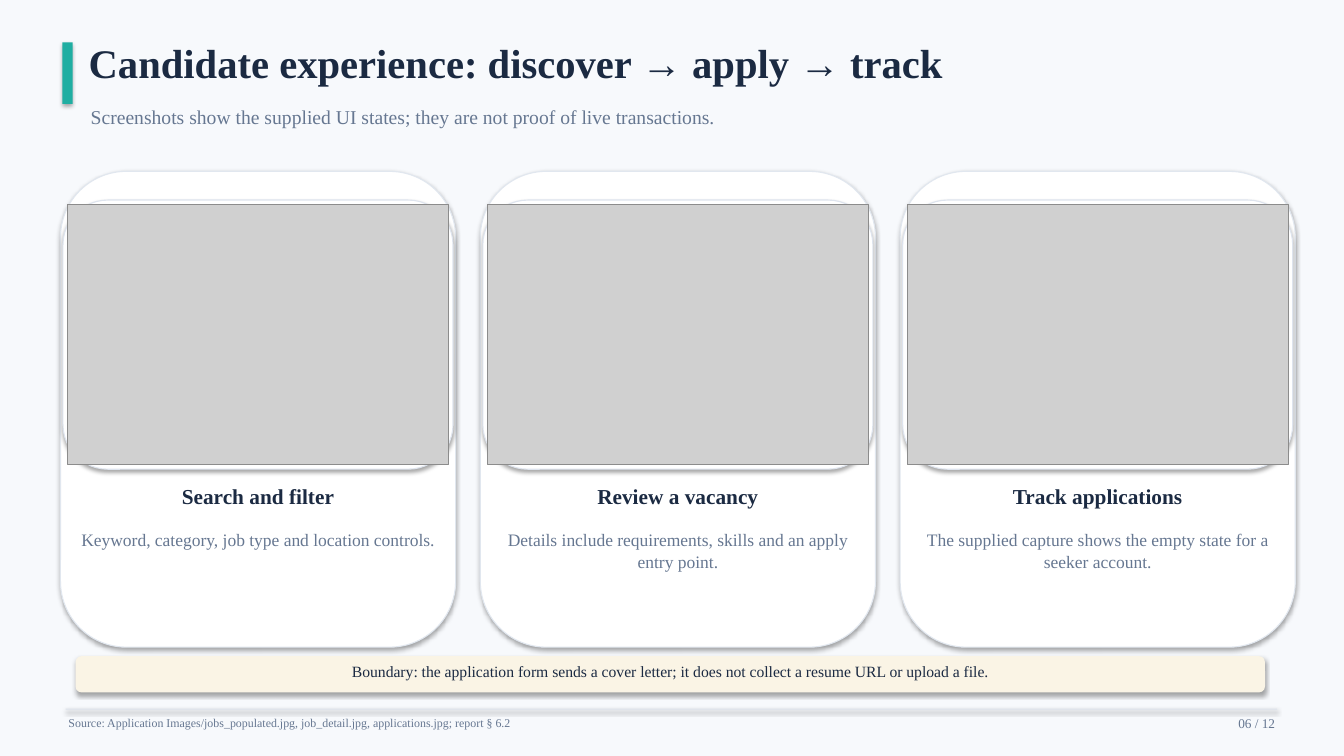
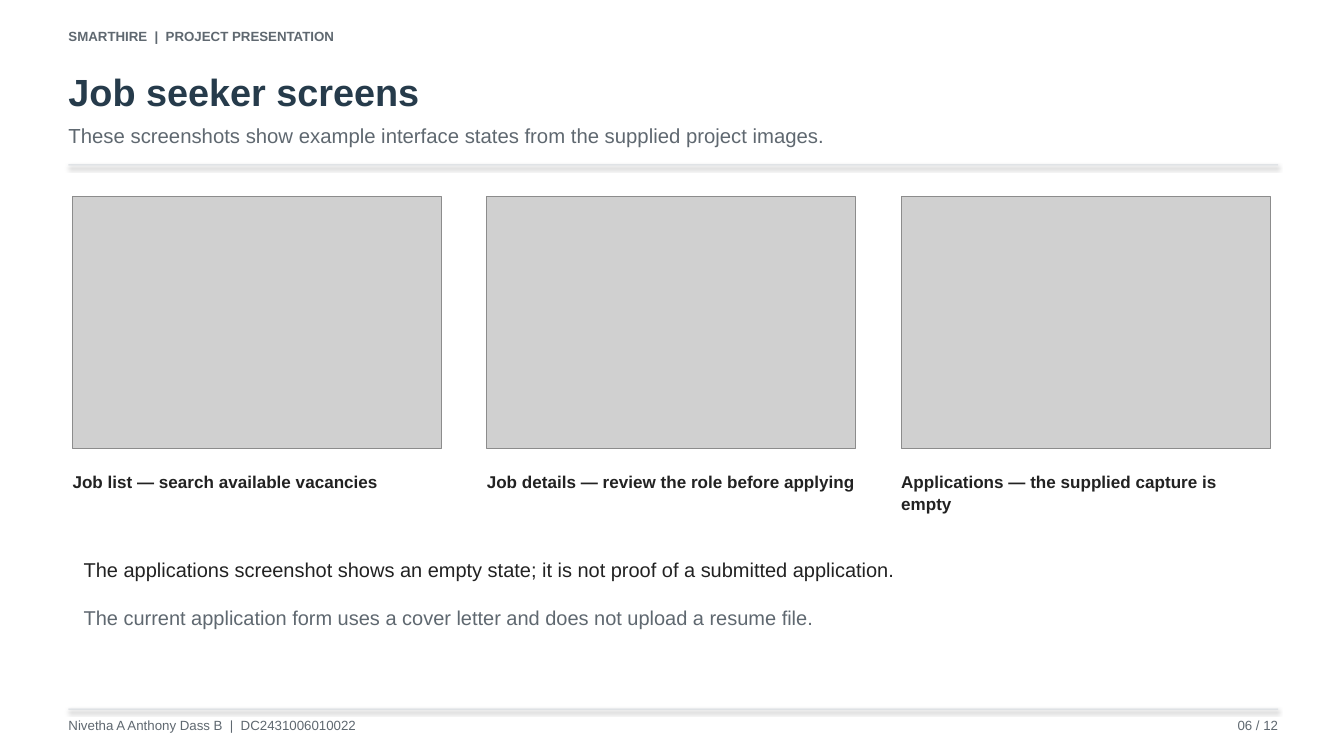
Before and after one commit to VigneshSRM/Nivatha_Project, a slide deck: slide 6 of NIVETHA_A_ANTHONY_DASS_B_DC2431006010022_SmartHire_12_Slide_Presentation.pptx. Drawn at 1344x756 pixels with LibreOffice and Linux fonts; fonts in the diff are those of the drawing; grey boxes stand for pictures. Boxes give left, top, right and bottom in pixels: in the first picture for what was removed or moved away, otherwise in the second. Text is boxed around its words. In the diff, an @@ line names an element or a change of style, - is before the commit and + after.

Commit message:
Add simple SmartHire presentation PDF

```diff
--- a/NIVETHA_A_ANTHONY_DASS_B_DC2431006010022_SmartHire_12_Slide_Presentation.pptx
+++ b/NIVETHA_A_ANTHONY_DASS_B_DC2431006010022_SmartHire_12_Slide_Presentation.pptx
@@ background #F7F9FC to #FFFFFF @@
@@ rectangle removed at bbox=[63, 42, 73, 104] @@
@@ text added at bbox=[68, 31, 334, 41], 9.5 pt, text #5F6870, bold @@
+SMARTHIRE | PROJECT PRESENTATION
@@ text at bbox=[68, 78, 419, 107]: text changed; size 29 to 27 pt; font Times New Roman to Arial; text colour #1B2A42 to #263B4B @@
-Candidate experience: discover → apply → track
+Job seeker screens
@@ text at bbox=[68, 128, 824, 147]: text changed; size 14 to 14.5 pt; font Times New Roman to Arial; text colour #667791 to #5F6870 @@
-Screenshots show the supplied UI states; they are not proof of live transactions.
+These screenshots show example interface states from the supplied project images.
@@ rounded rectangle removed at bbox=[60, 171, 456, 647] @@
@@ rectangle: place and size @@
-rectangle at bbox=[66, 709, 1277, 710]
+rectangle at bbox=[69, 164, 1278, 165]
@@ rectangle at bbox=[69, 164, 1278, 165]: fill #DCE2EB to #D5DADF @@
@@ rounded rectangle removed at bbox=[480, 171, 875, 647] @@
@@ rounded rectangle removed at bbox=[900, 171, 1296, 647] @@
@@ rounded rectangle removed at bbox=[63, 201, 453, 470] @@
@@ picture: place and size @@
-picture at bbox=[68, 205, 449, 465]
+picture at bbox=[73, 197, 442, 449]
@@ rounded rectangle removed at bbox=[483, 201, 873, 470] @@
@@ picture: place and size @@
-picture at bbox=[487, 205, 868, 465]
+picture at bbox=[487, 197, 856, 449]
@@ picture: place and size @@
-picture at bbox=[907, 205, 1289, 465]
+picture at bbox=[901, 197, 1270, 449]
@@ rounded rectangle removed at bbox=[903, 201, 1294, 470] @@
@@ text at bbox=[73, 475, 378, 488]: text changed; size 15.2 to 12.2 pt; font Times New Roman to Arial; text colour #1B2A42 to #222222 @@
-Search and filter
+Job list — search available vacancies
@@ text at bbox=[487, 475, 854, 492]: text changed; size 12.5 to 12.2 pt; font Times New Roman to Arial; text colour #667791 to #222222; bold on @@
-Keyword, category, job type and location controls.
+Job details — review the role before applying
@@ text at bbox=[901, 475, 1216, 514]: text changed; size 12.5 to 12.2 pt; font Times New Roman to Arial; text colour #667791 to #222222; bold on @@
-The supplied capture shows the empty state for a seeker account.
+Applications — the supplied capture is empty
@@ text removed at bbox=[597, 489, 758, 509] @@
-Review a vacancy
@@ text removed at bbox=[1013, 489, 1182, 509] @@
-Track applications
@@ text removed at bbox=[508, 534, 848, 572] @@
-Details include requirements, skills and an apply entry point.
@@ text added at bbox=[84, 562, 894, 581], 14.3 pt, text #222222 @@
+The applications screenshot shows an empty state; it is not proof of a submitted application.
@@ text at bbox=[84, 610, 813, 629]: text changed; size 11.2 to 14.3 pt; font Times New Roman to Arial; text colour #1B2A42 to #5F6870 @@
-Boundary: the application form sends a cover letter; it does not collect a resume URL or upload a file.
+The current application form uses a cover letter and does not upload a resume file.
@@ rounded rectangle removed at bbox=[76, 656, 1265, 693] @@
@@ text removed at bbox=[68, 719, 511, 730] @@
-Source: Application Images/jobs_populated.jpg, job_detail.jpg, applications.jpg; report § 6.2
@@ rectangle added at bbox=[69, 709, 1278, 710], fill #D5DADF @@
@@ text "06 / 12" at bbox=[1238, 721, 1278, 730]: font Times New Roman to Arial, text colour #667791 to #5F6870 @@
@@ text added at bbox=[68, 720, 356, 733], 9.5 pt, text #5F6870 @@
+Nivetha A Anthony Dass B | DC2431006010022
```
Also in this commit, not shown: 3 other slides changed, 8 slides added, 8 slides removed, 1 other file.
